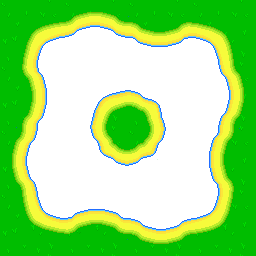
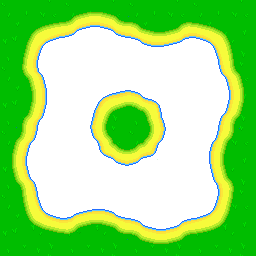
Before/after of a 256 × 256 layered artwork. What changed in the layer stack:
painted on "Layer 15 copy 5" over [left=35, top=33, right=223, bottom=223]
painted on "Layer 1" over [left=71, top=39, right=218, bottom=220]
